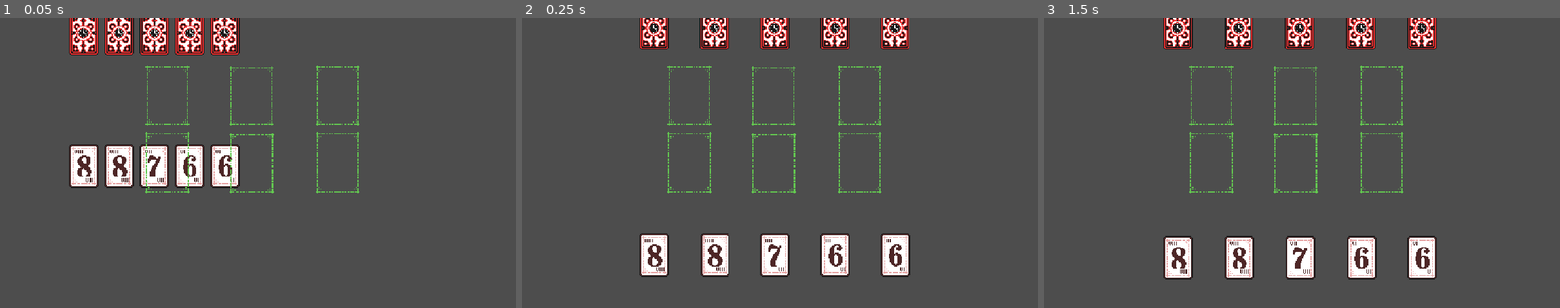
Above: before the commit, frames 1-3 (left to right).
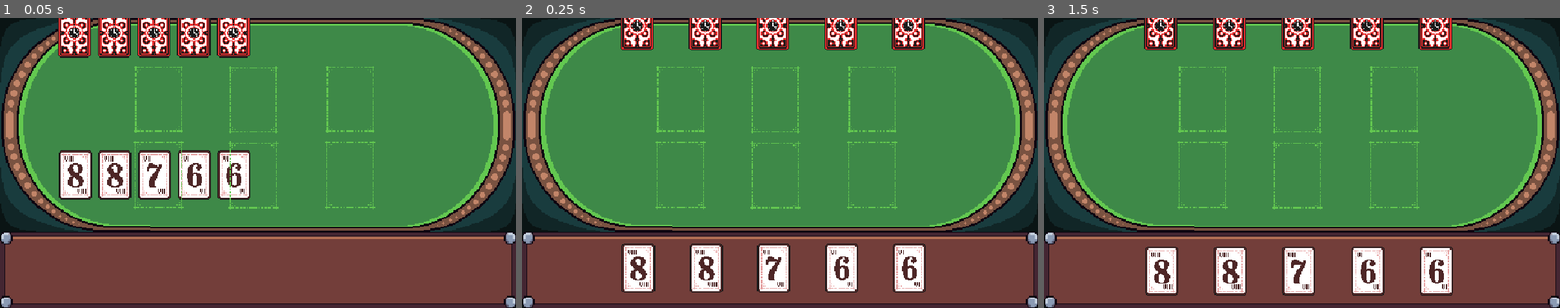
Above: after the commit, the same moments.

Repository: toenjes1/gamejam2025
Game: Godot game, scene res://scenes/world.tscn
Two runs of this game, one before a commit and one after it. Both use one fixed random seed, a clock stepped at 60 frames per second and the inputs below.
Inputs (mouse positions are in pixels of both pictures, inside the frame that each line leads up to):
- Up to frame 1 (0.05 s): no input
- Up to frame 2 (0.25 s): no input
- Up to frame 3 (1.5 s): move the mouse to (1415, 148) at 0.52 s; tap Enter at 1.25 s; move the mouse to (1198, 177) at 1.27 s

The runs differ from the first frame. In frame 1, 97% of the frame differs, in the area x 0-100%, y 0-100%; in frame 2, 98%; in frame 3, 98%.

Commit message:
backgrund hitnerground
ijdfkvb

Diff:
--- a/prefabs/card.tscn
+++ b/prefabs/card.tscn
@@ -71,7 +71,7 @@
 		$Sprite2D.rotation_degrees = lerp($Sprite2D.rotation_degrees, 0.0, 2*rotation_velocity*delta)
 		if mouse_in:
 			_change_scale(card_scale * 1.1)
-			$Sprite2D.z_index = 100
+			$Sprite2D.z_index = 99
 		else:
 			_change_scale(card_scale)
 			$Sprite2D.z_index = in_hand_z
--- a/prefabs/enemy_hand.tscn
+++ b/prefabs/enemy_hand.tscn
@@ -38,12 +38,12 @@
 "
 
 [sub_resource type="RectangleShape2D" id="RectangleShape2D_uu4a1"]
-size = Vector2(611, 125)
+size = Vector2(611, 98)
 
 [node name="enemy_hand" type="Area2D"]
 script = SubResource("GDScript_uu4a1")
 
 [node name="CollisionShape2D" type="CollisionShape2D" parent="."]
-position = Vector2(305.5, 62.5)
+position = Vector2(305.5, 49)
 shape = SubResource("RectangleShape2D_uu4a1")
 disabled = true
--- a/prefabs/hand.tscn
+++ b/prefabs/hand.tscn
@@ -50,7 +50,7 @@
 "
 
 [sub_resource type="RectangleShape2D" id="RectangleShape2D_uu4a1"]
-size = Vector2(611, 125)
+size = Vector2(611, 98)
 
 [sub_resource type="RectangleShape2D" id="RectangleShape2D_a6gvt"]
 size = Vector2(958, 245)
@@ -59,7 +59,7 @@
 script = SubResource("GDScript_uu4a1")
 
 [node name="CollisionShape2D" type="CollisionShape2D" parent="."]
-position = Vector2(305.5, 62.5)
+position = Vector2(305.5, 49)
 shape = SubResource("RectangleShape2D_uu4a1")
 disabled = true
 
--- a/project.godot
+++ b/project.godot
@@ -21,6 +21,8 @@
 
 [display]
 
+window/size/viewport_width=1024
+window/size/viewport_height=576
 window/stretch/mode="canvas_items"
 
 [input]
--- a/scenes/world.tscn
+++ b/scenes/world.tscn
@@ -1,5 +1,6 @@
-[gd_scene load_steps=5 format=3 uid="uid://brdcotededjl4"]
+[gd_scene load_steps=6 format=3 uid="uid://brdcotededjl4"]
 
+[ext_resource type="Texture2D" uid="uid://bbdhuh8f3c30i" path="res://assets/images/backdrop_elements/background.png" id="1_k0juu"]
 [ext_resource type="PackedScene" uid="uid://21g32hmxh8h5" path="res://prefabs/hand.tscn" id="1_nnsk1"]
 [ext_resource type="PackedScene" uid="uid://cdcpxpfojuaeq" path="res://prefabs/drop_spot.tscn" id="2_rwgxs"]
 [ext_resource type="PackedScene" uid="uid://dh0jkpep4cp4u" path="res://prefabs/enemy_hand.tscn" id="4_k0juu"]
@@ -17,17 +18,23 @@
 [node name="world" type="Node2D"]
 script = SubResource("GDScript_4wyf3")
 
+[node name="Background" type="Sprite2D" parent="."]
+z_index = -1
+position = Vector2(512, 288)
+scale = Vector2(2, 2)
+texture = ExtResource("1_k0juu")
+
 [node name="enemy_hand" parent="." instance=ExtResource("4_k0juu")]
-position = Vector2(265, -27)
+position = Vector2(198, -34)
 
 [node name="hand" parent="." instance=ExtResource("1_nnsk1")]
-position = Vector2(266, 486)
+position = Vector2(200, 453)
 
 [node name="drop_spot" parent="." instance=ExtResource("2_rwgxs")]
-position = Vector2(319, 248)
+position = Vector2(260, 236)
 
 [node name="drop_spot2" parent="." instance=ExtResource("2_rwgxs")]
-position = Vector2(507, 249)
+position = Vector2(448, 237)
 
 [node name="drop_spot3" parent="." instance=ExtResource("2_rwgxs")]
-position = Vector2(699, 248)
+position = Vector2(640, 236)
Binary file added: assets/images/backdrop_elements/background.png
Not shown, changed: assets/images/backdrop_elements/background.png.import
Binary file removed: assets/images/cards/border.png
